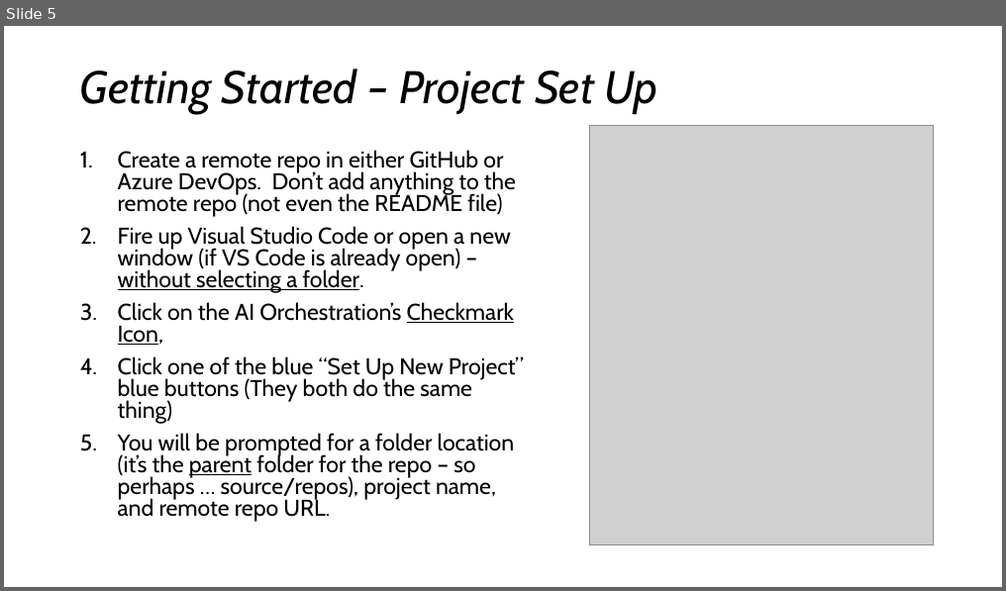
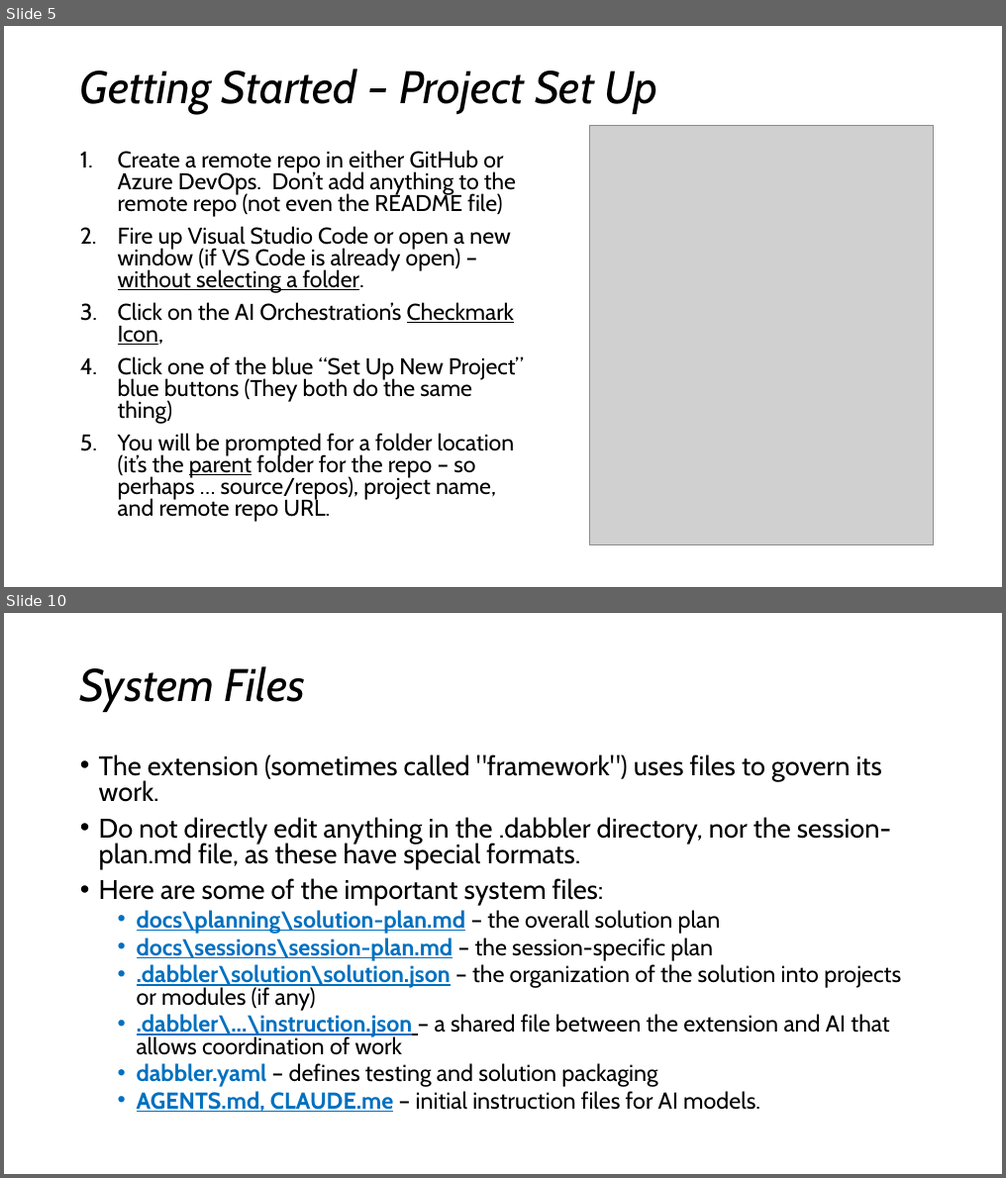
Before and after one commit to darndestdabbler/dabbler-ai-orchestration, a slide deck: docs/onboarding/ai-orchestration.pptx. Shown one above the other, each under a label of ours: slide 5 before the commit, slides 5 and 10 after it; the slides between them are not shown. The pictures are 1006x591 and 1006x1178 pixels, drawn with LibreOffice and Linux fonts; fonts in the diff are those of the drawing; grey boxes stand for pictures. Boxes give left, top, right and bottom in pixels: in the first picture for what was removed or moved away, otherwise in the second. Text is boxed around its words. In the diff, an @@ line names an element or a change of style, - is before the commit and + after.

```diff
--- a/docs/onboarding/ai-orchestration.pptx
+++ b/docs/onboarding/ai-orchestration.pptx
@@ slide 10 added at (x1=4, y1=613, x2=1002, y2=1174), background #FFFFFF @@
@@ title added at (x1=80, y1=666, x2=306, y2=712), 44 pt, text #000000, italic @@
+System Files
@@ text added at (x1=99, y1=755, x2=901, y2=1112), 22.2 pt, text #000000 @@
+• The extension (sometimes called "framework") uses files to govern its work.
+• Do not directly edit anything in the .dabbler directory, nor the session-plan.md file, as these have special formats.
+• Here are some of the important system files:
+  • docs\planning\solution-plan.md – the overall solution plan
+  • docs\sessions\session-plan.md – the session-specific plan
+  • .dabbler\solution\solution.json – the organization of the solution into projects or modules (if any)
+  • .dabbler\...\instruction.json – a shared file between the extension and AI that allows coordination of work
+  • dabbler.yaml – defines testing and solution packaging
+  • AGENTS.md, CLAUDE.me – initial instruction files for AI models.
```
Also in this commit, not shown: 7 other slides added, 1 other file.
